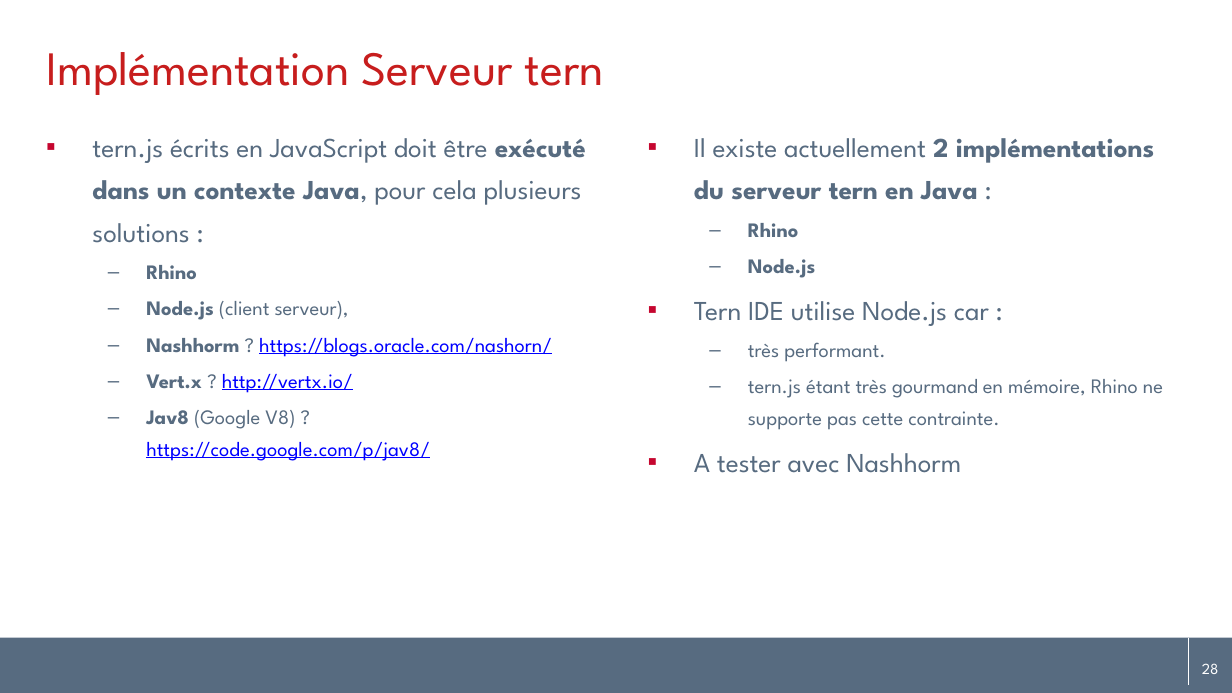
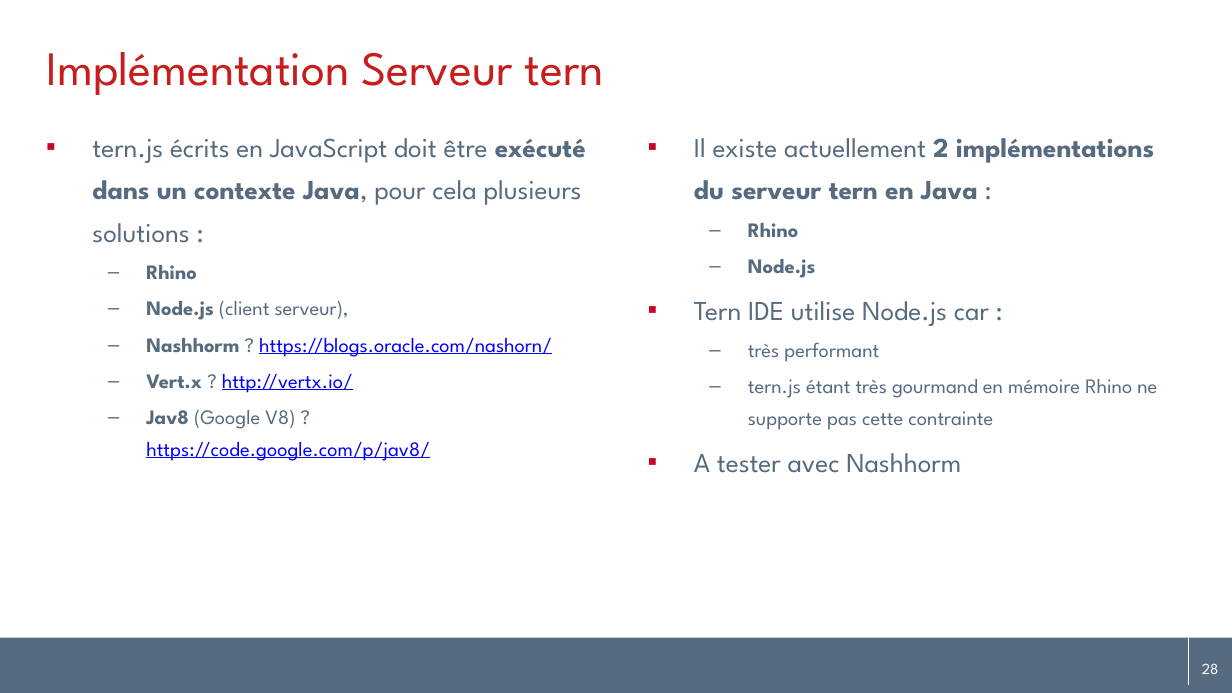
Before and after one commit to angelozerr/tern.java, a slide deck: slide 28 of docs/tern.java_fr.pptx. Drawn at 1232x693 pixels with LibreOffice and Linux fonts; fonts in the diff are those of the drawing; background and template pictures are left out. Boxes give left, top, right and bottom in pixels: in the first picture for what was removed or moved away, otherwise in the second. Text is boxed around its words. In the diff, an @@ line names an element or a change of style, - is before the commit and + after.

```diff
--- a/docs/tern.java_fr.pptx
+++ b/docs/tern.java_fr.pptx
@@ text at <box>748,342,1157,430</box>: text changed @@
-  – très performant.
-  – tern.js étant très gourmand en mémoire, Rhino ne supporte pas cette contrainte.
+  – très performant
+  – tern.js étant très gourmand en mémoire Rhino ne supporte pas cette contrainte
```
Also in this commit, not shown: 23 other slides changed, 1 other file.
